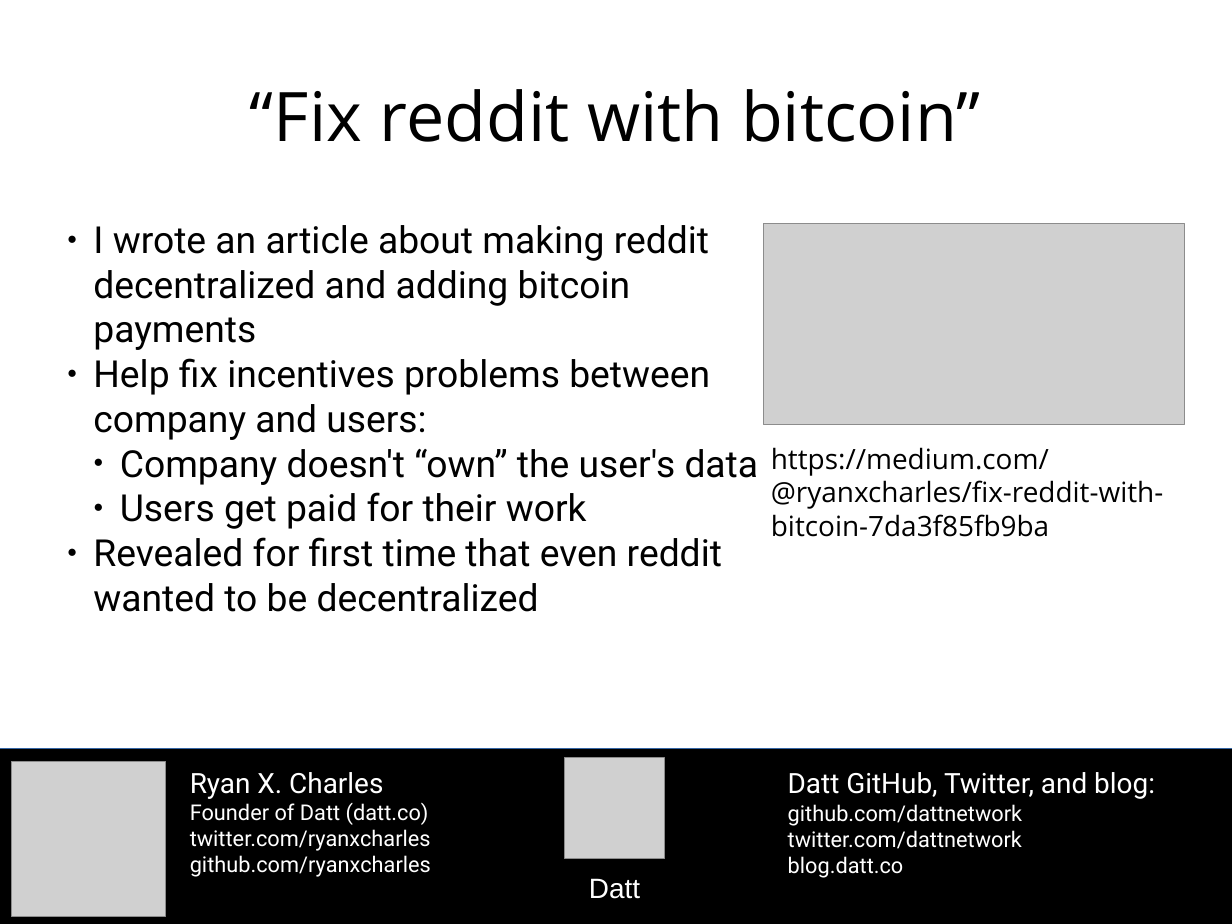
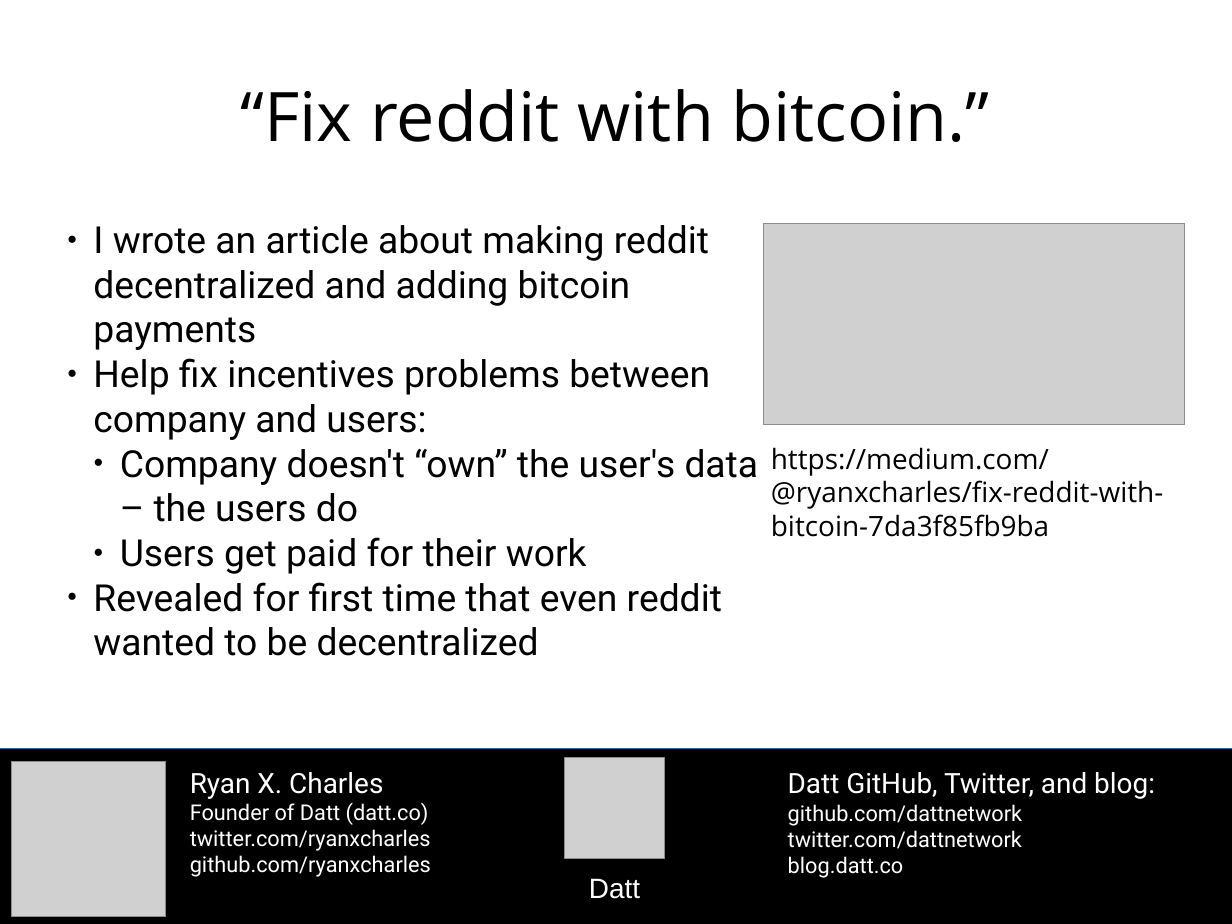
Before and after one commit to moneybutton/yours-core, a slide deck: slide 5 of archive/2015-10-27-datt-sf-bitcoin-social.odp. Drawn at 1232x924 pixels with LibreOffice and Linux fonts; fonts in the diff are those of the drawing; grey boxes stand for pictures. Boxes give left, top, right and bottom in pixels: in the first picture for what was removed or moved away, otherwise in the second. Text is boxed around its words. In the diff, an @@ line names an element or a change of style, - is before the commit and + after.

```diff
--- a/archive/2015-10-27-datt-sf-bitcoin-social.odp
+++ b/archive/2015-10-27-datt-sf-bitcoin-social.odp
@@ title at [241, 89, 990, 142]: text changed @@
-“Fix reddit with bitcoin”
+“Fix reddit with bitcoin.”
@@ subtitle at [120, 449, 759, 522]: text changed @@
-  ● Company doesn't “own” the user's data
+  ● Company doesn't “own” the user's data – the users do
```
Also in this commit, not shown: 3 other slides changed, 1 other file.
